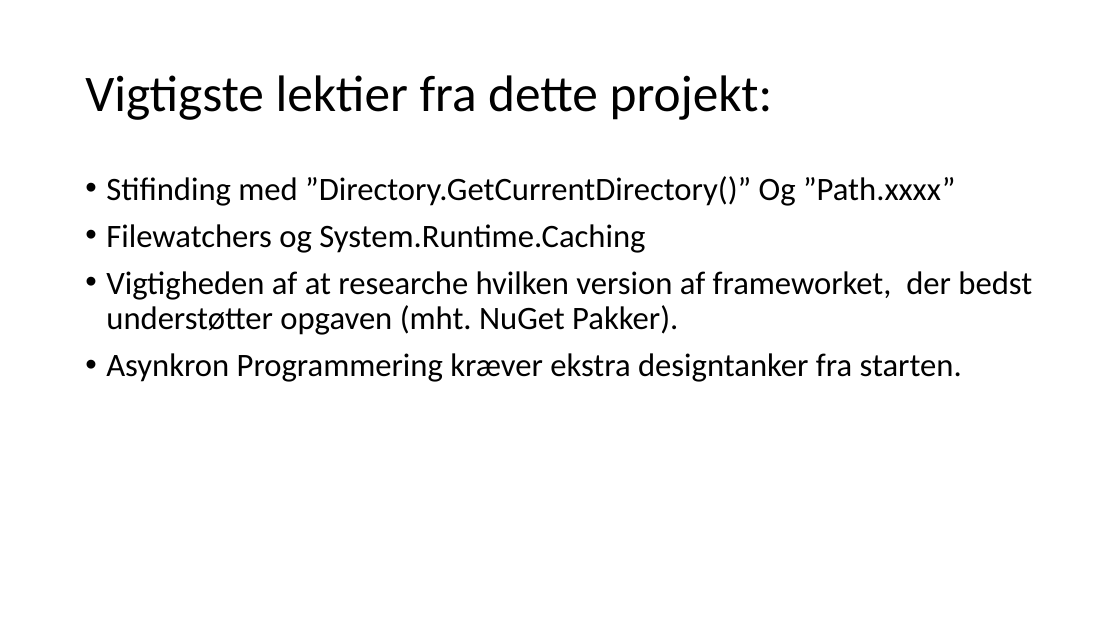
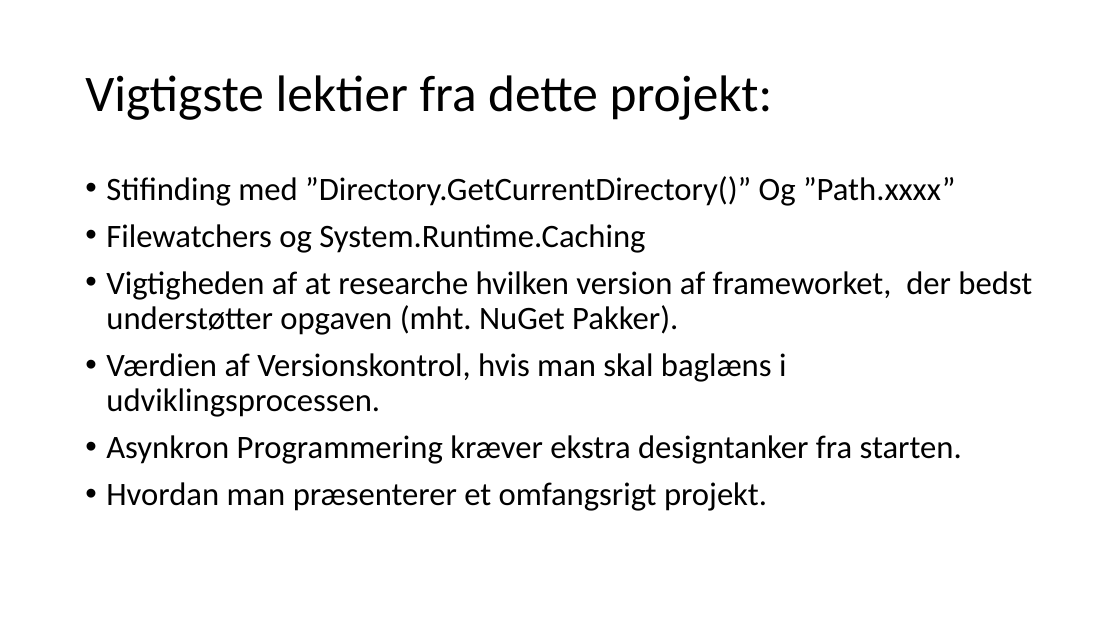
Before and after one commit to FrederikSthenHansen/Case05PigLatin, a slide deck: slide 6 of Case5Presentation.odp. Drawn at 1120x630 pixels with LibreOffice and Linux fonts; fonts in the diff are those of the drawing. Boxes give left, top, right and bottom in pixels: in the first picture for what was removed or moved away, otherwise in the second. Text is boxed around its words. In the diff, an @@ line names an element or a change of style, - is before the commit and + after.

```diff
--- a/Case5Presentation.odp
+++ b/Case5Presentation.odp
@@ text at <box>106,353,786,417</box>: paragraph added @@
+• Værdien af Versionskontrol, hvis man skal baglæns i udviklingsprocessen.
@@ text at <box>106,482,767,511</box>: paragraph added @@
+• Hvordan man præsenterer et omfangsrigt projekt.
```
Also in this commit, not shown: 1 other slide changed.
